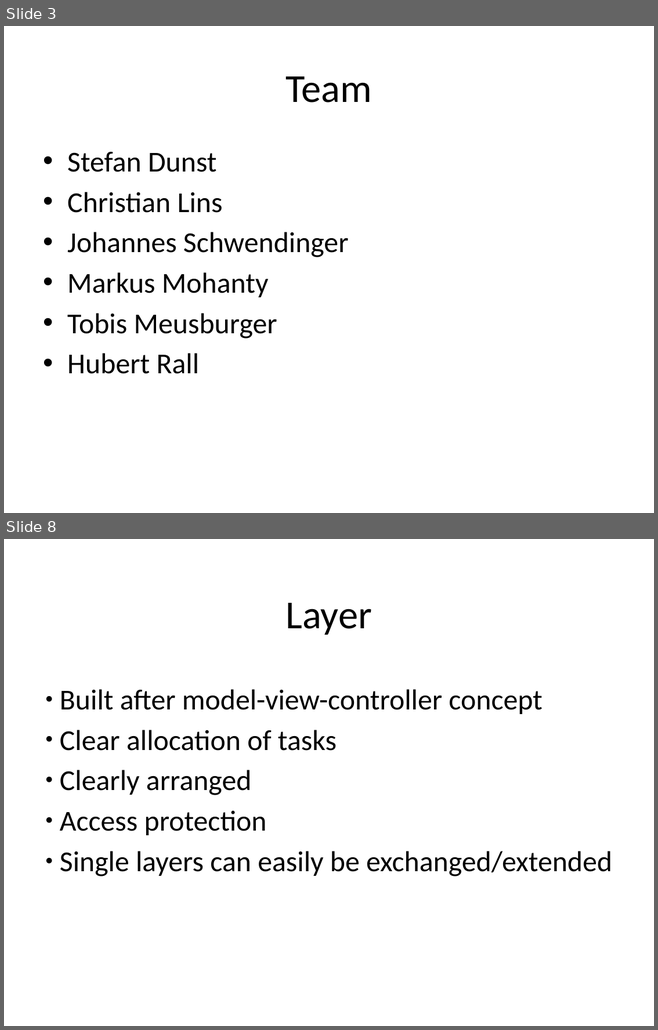
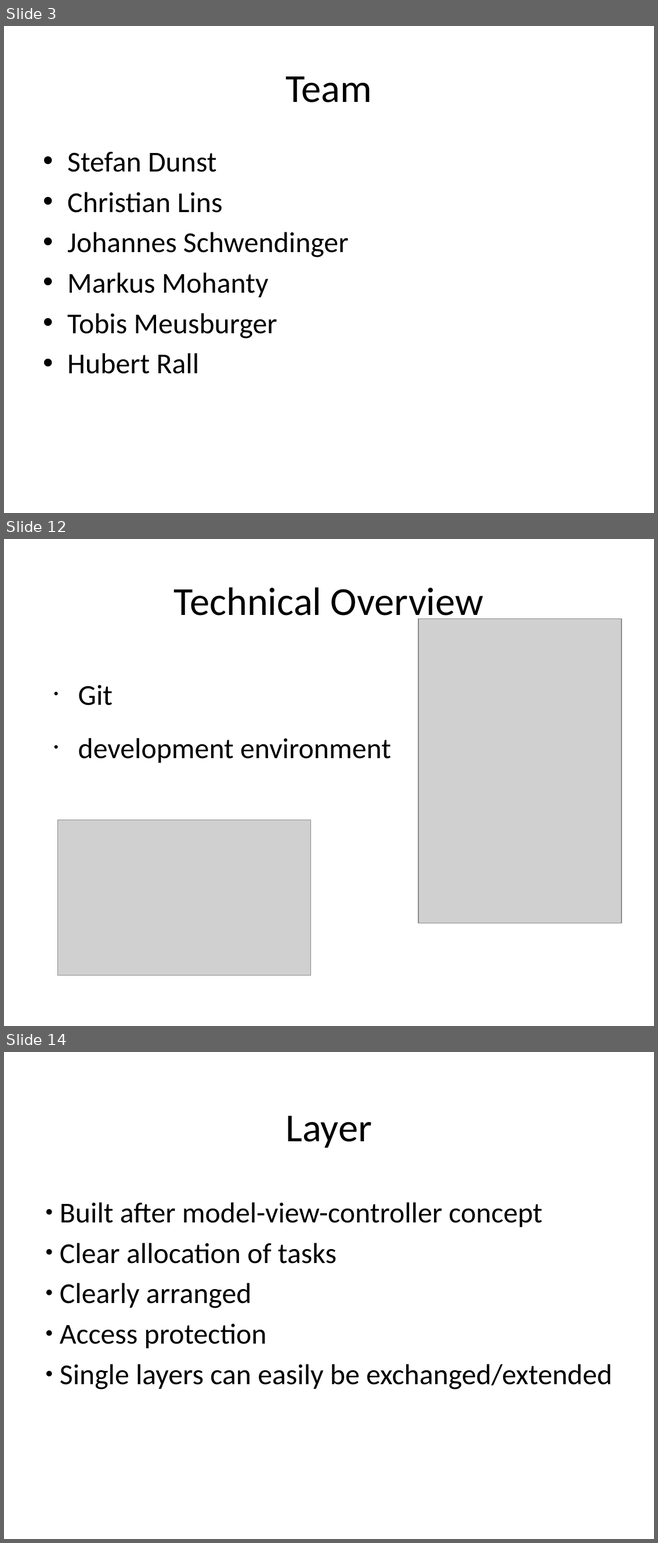
Before and after one commit to markusmo/HotelSoftware, a slide deck: Documentation/Praesentation/PresentationRoomanizer.pptx. Shown one above the other, each under a label of ours: slides 3 and 8 before the commit, slides 3, 12 and 14 after it; the slides between them are not shown. The pictures are 658x1030 and 658x1543 pixels, drawn with LibreOffice and Linux fonts; fonts in the diff are those of the drawing; grey boxes stand for pictures. Boxes give left, top, right and bottom in pixels: in the first picture for what was removed or moved away, otherwise in the second. Text is boxed around its words. In the diff, an @@ line names an element or a change of style, - is before the commit and + after.

```diff
--- a/Documentation/Praesentation/PresentationRoomanizer.pptx
+++ b/Documentation/Praesentation/PresentationRoomanizer.pptx
@@ slide 12 added at <box>4,539,654,1026</box>, background #FFFFFF @@
@@ title added at <box>174,587,483,624</box>, 44 pt, text #000000 @@
+Technical Overview
@@ picture added at <box>419,619,621,924</box> @@
@@ text added at <box>78,685,391,763</box>, 32 pt, text #000000 @@
+• Git
+• development environment
@@ picture added at <box>58,820,311,975</box> @@
@@ what was slide 8 is now slide 14 @@
```
Also in this commit, not shown: 2 slides changed, 9 other slides added, 4 slides removed, 1 other file.
